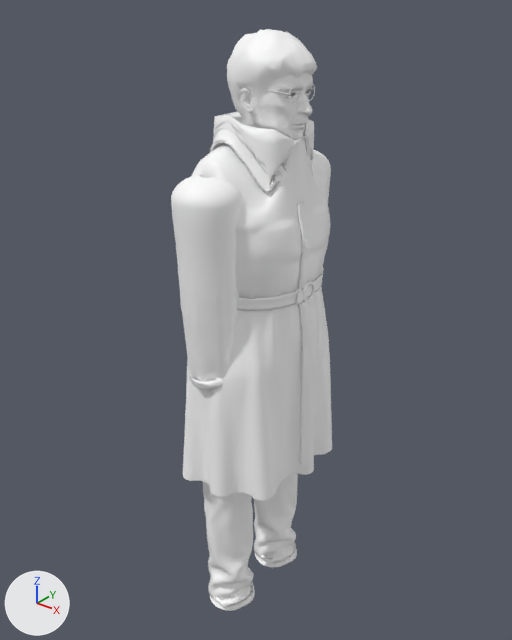
Renders of the glTF model m/gente2/viejo.glb from each side of a commit.
Before and after are seen from a 50 mm lens placed at (1.105, -1.364, 1.857), pointed at (-0.008, 0.026, 0.995). Arrows for +X, +Y and +Z are at lower left; the lights stay in place. The first picture is the older version. Where no turn or scale is listed for an object, it has been applied to the vertices.

The scene before the commit, as lines of its bpy script (objects in view):
```python
me_abrigo = bpy.data.meshes.new('abrigo')
me_abrigo.from_pydata(...)  # 11942 vertices, 23180 faces; spans x -0.196..0.196, y -0.266..0.266, z -0.491..0.491
me_abrigo.materials.append(mat_defaultmaterial_003)
me_barba = bpy.data.meshes.new('barba')
me_barba.from_pydata(...)  # 614 vertices, 1016 faces; spans x -0.051..0.051, y -0.079..0.079, z -0.051..0.051
me_barba.materials.append(mat_defaultmaterial_008)
me_pelo = bpy.data.meshes.new('pelo')
me_pelo.from_pydata(...)  # 1755 vertices, 3344 faces; spans x -0.109..0.109, y -0.088..0.088, z -0.1..0.1
me_pelo.materials.append(mat_defaultmaterial_002)
ob_abrigo = bpy.data.objects.new('abrigo', me_abrigo)
ob_abrigo.location = (0.024, 0.0, 1.079)
ob_barba = bpy.data.objects.new('barba', me_barba)
ob_barba.location = (0.101, 0.0, 1.544)
ob_pelo = bpy.data.objects.new('pelo', me_pelo)
ob_pelo.location = (0.06, -0.003, 1.649)
# also in view: 'pantalon' at (0.0, 0.0, 0.524); 'piel' at (0.059, 0.0, 1.59); 'cuero' at (0.037, -0.001, 1.138)
```
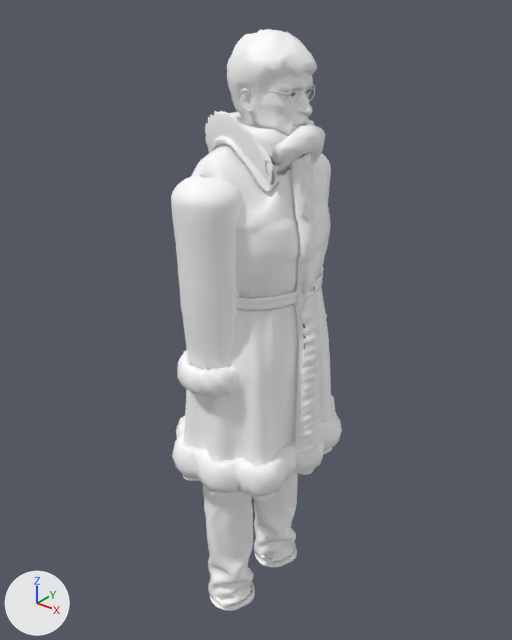
Location of each change, [x1, y1, x2, y2] in pixels of the pictures (512 x 640 px):
'pelaje', added
    after: [172, 111, 342, 496]

Diff of the bpy script that builds the scene:
```diff
--- a/m/gente2/viejo.glb.py
+++ b/m/gente2/viejo.glb.py
@@ me_pelaje @@
+me_pelaje.from_pydata(...)  # 5259 vertices, 10470 faces; spans x -0.22..0.22, y -0.275..0.275, z -0.492..0.492
+me_pelaje.materials.append(mat_defaultmaterial_007)
@@ ob_pelaje @@
+ob_pelaje = bpy.data.objects.new('pelaje', me_pelaje)
+ob_pelaje.location = (0.023, 0.0, 1.088)
```
